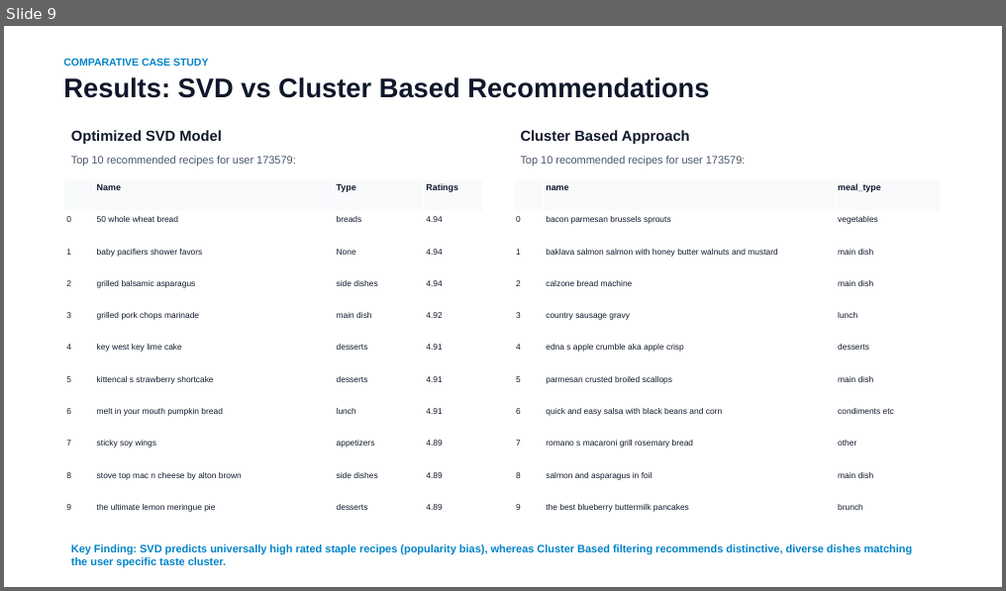
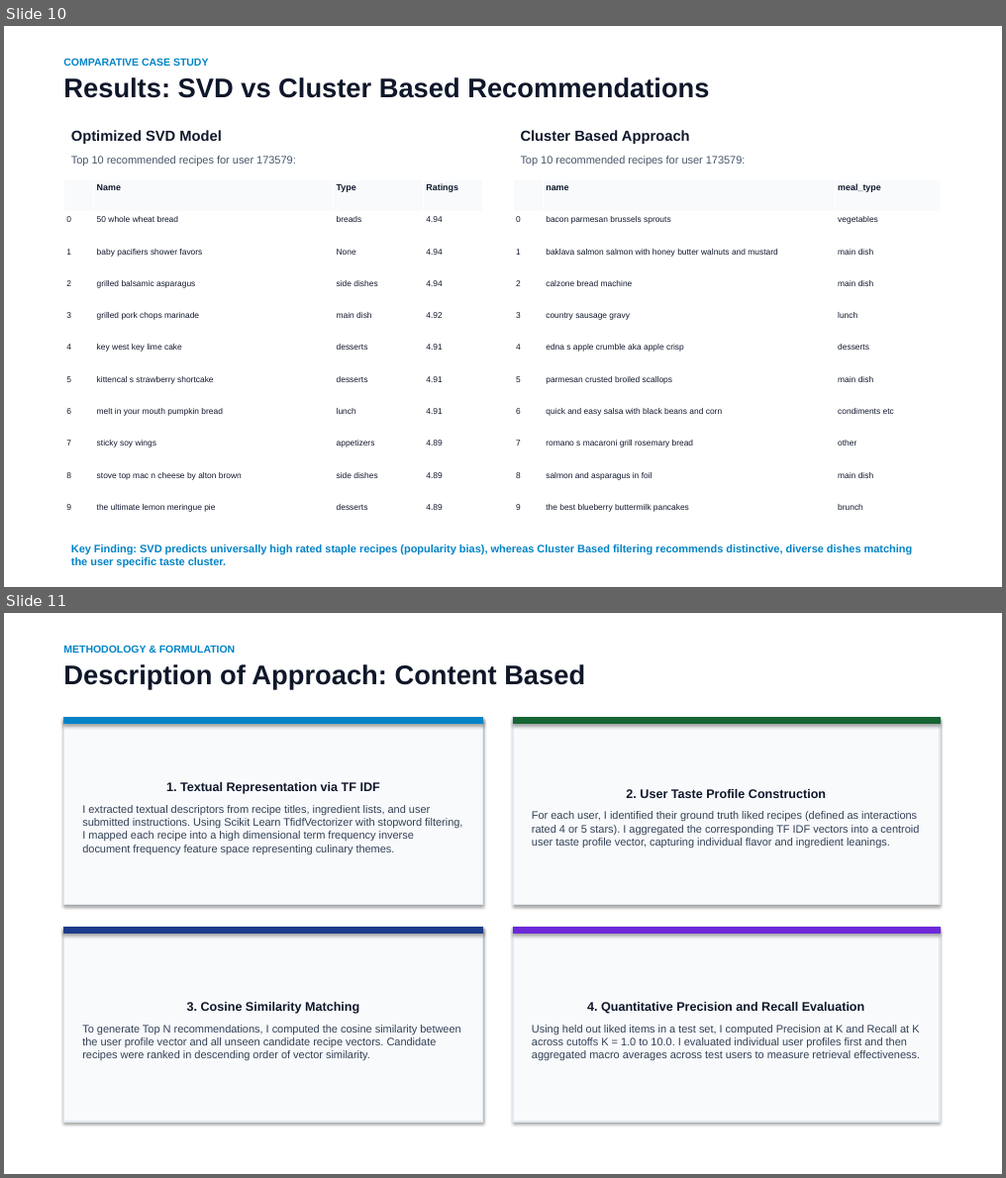
Before and after one commit to vidhyawalke/Recipe-Recommender-System, a slide deck: Recipe_Recommender_Presentation.pptx. Shown one above the other, each under a label of ours: slide 9 before the commit, slides 10 and 11 after it. The pictures are 1006x591 and 1006x1178 pixels, drawn with LibreOffice and Linux fonts; fonts in the diff are those of the drawing. Boxes give left, top, right and bottom in pixels: in the first picture for what was removed or moved away, otherwise in the second. Text is boxed around its words. In the diff, an @@ line names an element or a change of style, - is before the commit and + after.

```diff
--- a/Recipe_Recommender_Presentation.pptx
+++ b/Recipe_Recommender_Presentation.pptx
@@ slide 11 added at bbox=[4, 613, 1002, 1174], background #FFFFFF @@
@@ rectangle added at bbox=[4, 613, 1002, 1174], fill #FFFFFF, outline #FFFFFF 0.75 pt @@
@@ text added at bbox=[63, 645, 585, 689], 26 pt, text #0F172A, bold @@
+METHODOLOGY & FORMULATION
+Description of Approach: Content Based
@@ rectangle added at bbox=[63, 718, 483, 905], fill #F8FAFC, outline #E2E8F0 1.2 pt, 10.5 pt, text #334155 @@
+1. Textual Representation via TF IDF
+I extracted textual descriptors from recipe titles, ingredient lists, and user submitted instructions. Using Scikit Learn TfidfVectorizer with stopword filtering, I mapped each recipe into a high dimensional term frequency inverse document frequency feature space representing culinary themes.
@@ rectangle added at bbox=[63, 718, 483, 724], fill #0284C7, outline #0284C7 0.75 pt @@
@@ rectangle added at bbox=[513, 718, 940, 905], fill #F8FAFC, outline #E2E8F0 1.2 pt, 10.5 pt, text #334155 @@
+2. User Taste Profile Construction
+For each user, I identified their ground truth liked recipes (defined as interactions rated 4 or 5 stars). I aggregated the corresponding TF IDF vectors into a centroid user taste profile vector, capturing individual flavor and ingredient leanings.
@@ rectangle added at bbox=[513, 718, 940, 724], fill #166534, outline #166534 0.75 pt @@
@@ rectangle added at bbox=[63, 928, 483, 1122], fill #F8FAFC, outline #E2E8F0 1.2 pt, 10.5 pt, text #334155 @@
+3. Cosine Similarity Matching
+To generate Top N recommendations, I computed the cosine similarity between the user profile vector and all unseen candidate recipe vectors. Candidate recipes were ranked in descending order of vector similarity.
@@ rectangle added at bbox=[63, 928, 483, 934], fill #1E3A8A, outline #1E3A8A 0.75 pt @@
@@ rectangle added at bbox=[513, 928, 940, 1122], fill #F8FAFC, outline #E2E8F0 1.2 pt, 10.5 pt, text #334155 @@
+4. Quantitative Precision and Recall Evaluation
+Using held out liked items in a test set, I computed Precision at K and Recall at K across cutoffs K = 1.0 to 10.0. I evaluated individual user profiles first and then aggregated macro averages across test users to measure retrieval effectiveness.
@@ rectangle added at bbox=[513, 928, 940, 934], fill #6D28D9, outline #6D28D9 0.75 pt @@
@@ what was slide 9 is now slide 10 @@
```
Also in this commit, not shown: 6 slides changed, 2 other slides added, 2 slides removed, 2 other files.
